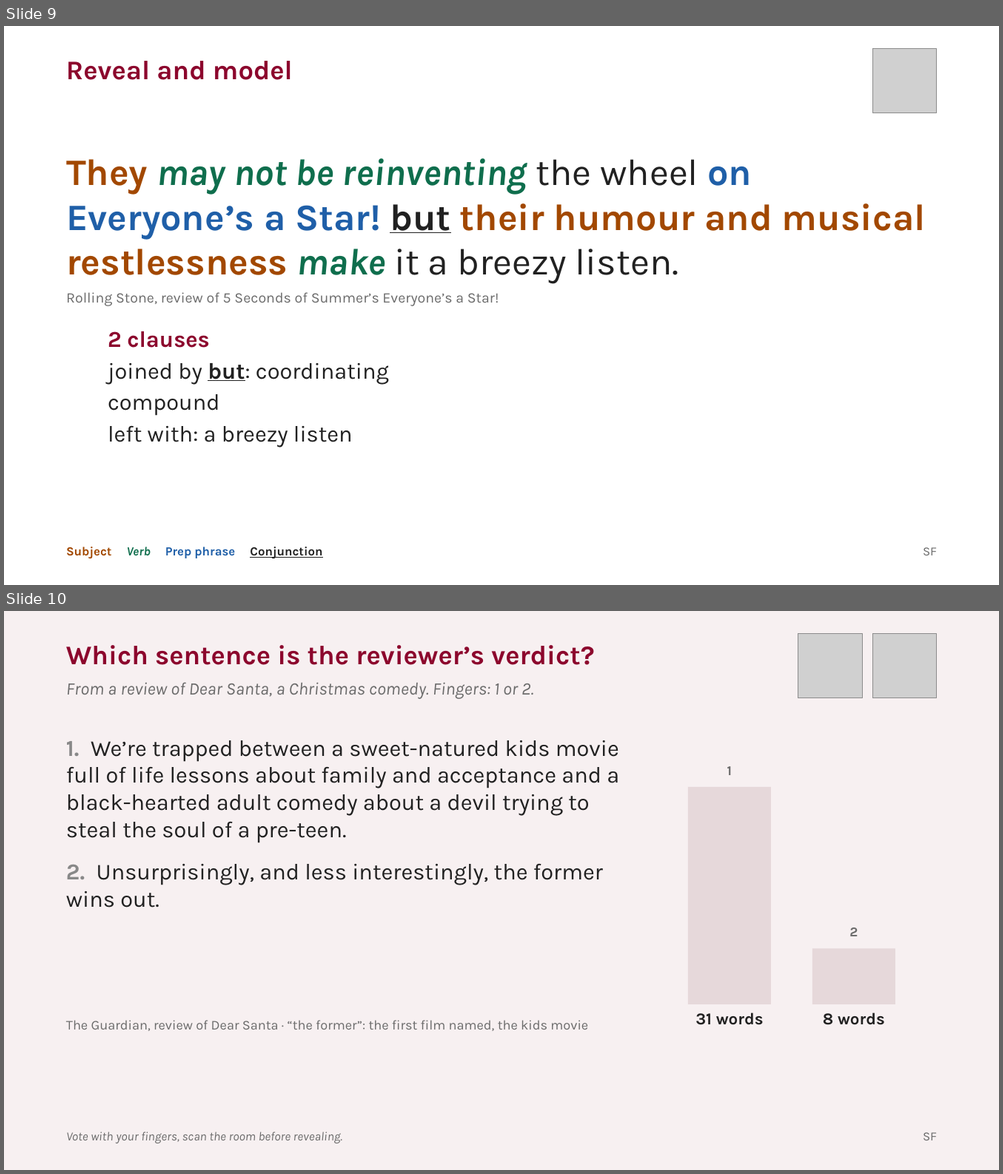
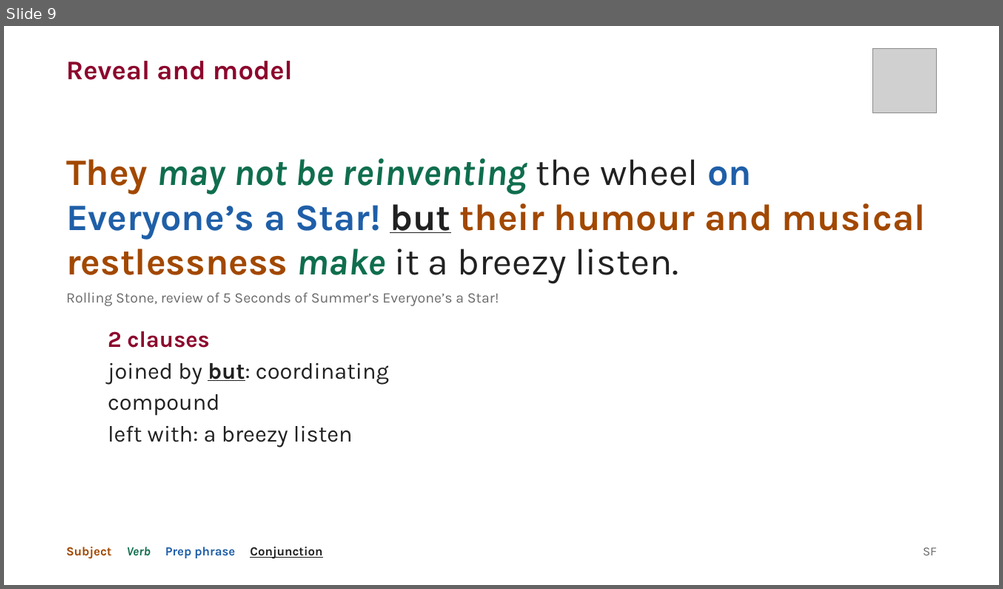
Before and after one commit to liaminhawai-cmd/Bone-Sparrow, a slide deck: SentenceFluencyDeck.pptx. Shown one above the other, each under a label of ours: slides 9 and 10 before the commit, slide 9 after it. The pictures are 1003x1174 and 1003x589 pixels, drawn with LibreOffice and Linux fonts; fonts in the diff are those of the drawing; grey boxes stand for pictures. Boxes give left, top, right and bottom in pixels: in the first picture for what was removed or moved away, otherwise in the second. Text is boxed around its words. In the diff, an @@ line names an element or a change of style, - is before the commit and + after.

```diff
--- a/SentenceFluencyDeck.pptx
+++ b/SentenceFluencyDeck.pptx
@@ slide 10 removed at [4, 611, 999, 1170], background #F7F0F1 @@
@@ text removed at [66, 645, 594, 665] @@
-Which sentence is the reviewer’s verdict?
@@ picture removed at [798, 634, 862, 698] @@
@@ picture removed at [873, 634, 936, 698] @@
@@ text removed at [66, 682, 533, 699] @@
-From a review of Dear Santa, a Christmas comedy. Fingers: 1 or 2.
@@ text removed at [66, 741, 619, 908] @@
-1. We’re trapped between a sweet-natured kids movie full of life lessons about family and acceptance and a black-hearted adult comedy about a devil trying to steal the soul of a pre-teen.
-2. Unsurprisingly, and less interestingly, the former wins out.
@@ rectangle removed at [688, 787, 771, 1005] @@
@@ text removed at [727, 766, 731, 775] @@
-1
@@ text removed at [849, 928, 857, 937] @@
-2
@@ rectangle removed at [812, 949, 895, 1005] @@
@@ text removed at [66, 1020, 588, 1031] @@
-The Guardian, review of Dear Santa · “the former”: the first film named, the kids movie
@@ text removed at [695, 1013, 763, 1025] @@
-31 words
@@ text removed at [822, 1013, 885, 1025] @@
-8 words
@@ text removed at [66, 1132, 342, 1144] @@
-Vote with your fingers, scan the room before revealing.
@@ text removed at [922, 1133, 936, 1141] @@
-SF
```
Also in this commit, not shown: 4 slides added, 1 other slide removed, 4 other files.
